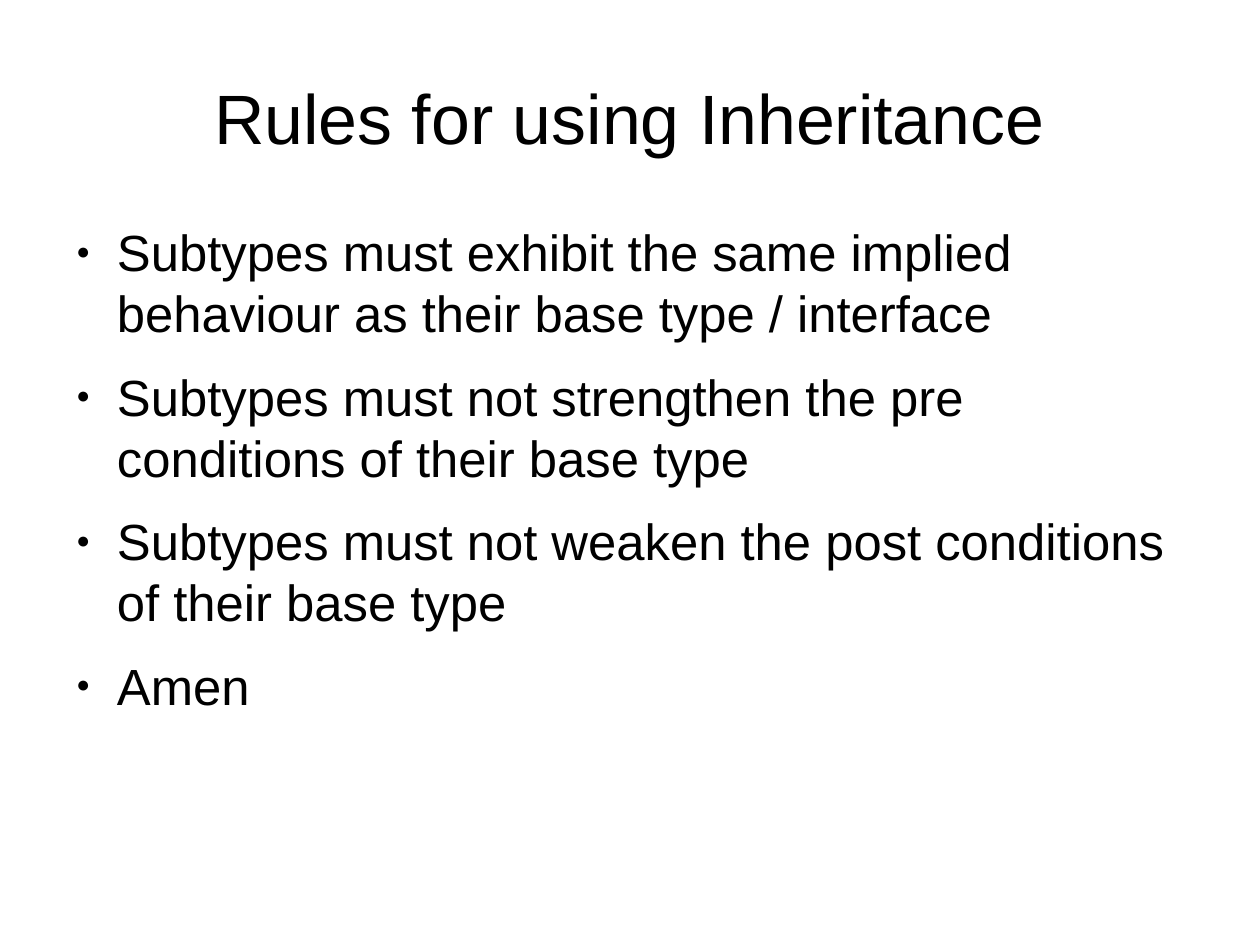
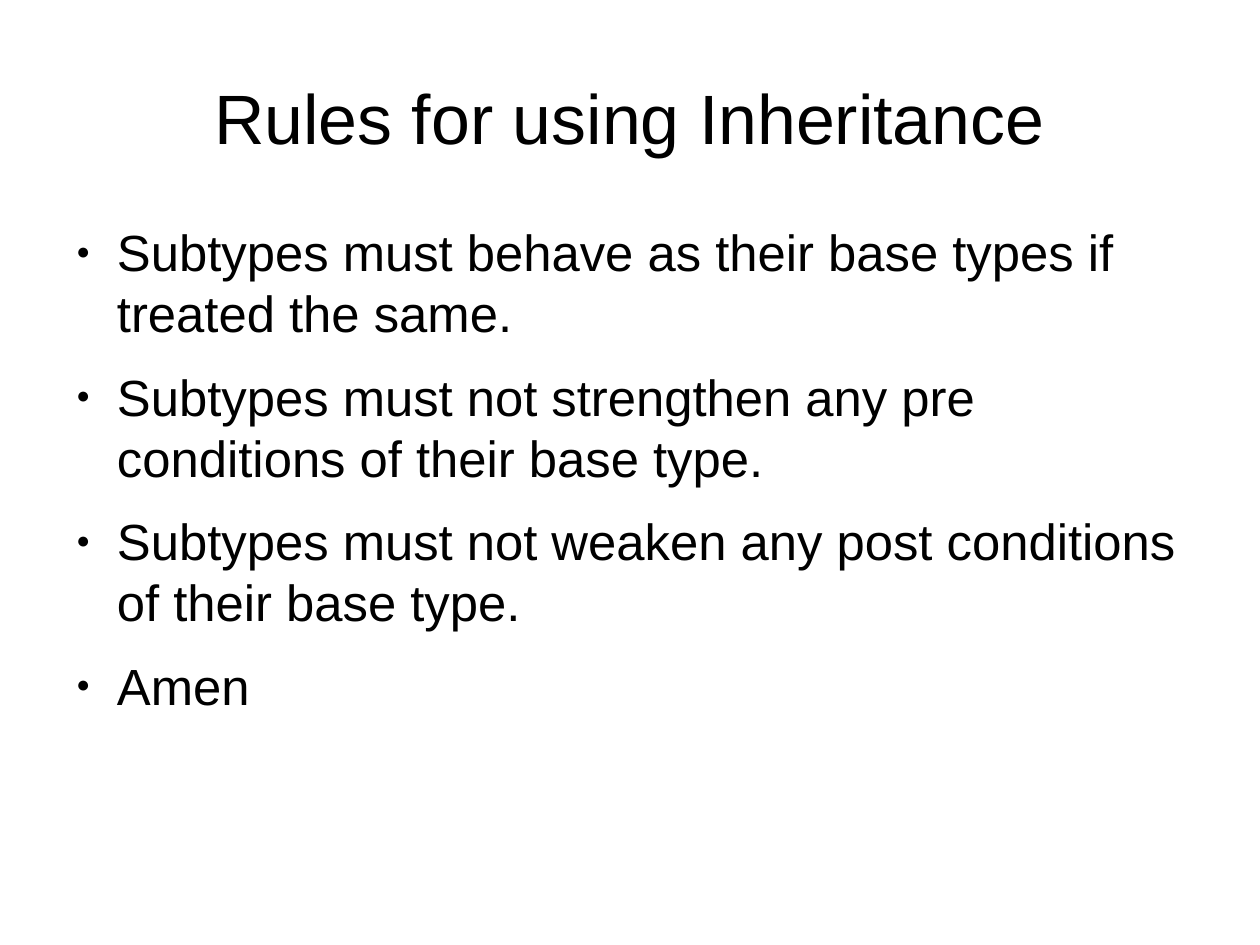
Before and after one commit to james1ewis/LiskovSlides, a slide deck: slide 10 of Liskov Substitution Principle/LSP.odp. Drawn at 1260x945 pixels with LibreOffice and Linux fonts; fonts in the diff are those of the drawing. Boxes give left, top, right and bottom in pixels: in the first picture for what was removed or moved away, otherwise in the second. Text is boxed around its words. In the diff, an @@ line names an element or a change of style, - is before the commit and + after.

```diff
--- a/Liskov Substitution Principle/LSP.odp
+++ b/Liskov Substitution Principle/LSP.odp
@@ text at (117,234,1176,632): text changed @@
-● Subtypes must exhibit the same implied behaviour as their base type / interface
-● Subtypes must not strengthen the pre conditions of their base type
-● Subtypes must not weaken the post conditions of their base type
+● Subtypes must behave as their base types if treated the same.
+● Subtypes must not strengthen any pre conditions of their base type.
+● Subtypes must not weaken any post conditions of their base type.
```
Also in this commit, not shown: 1 other slide changed, 1 slide added, 1 slide removed.
